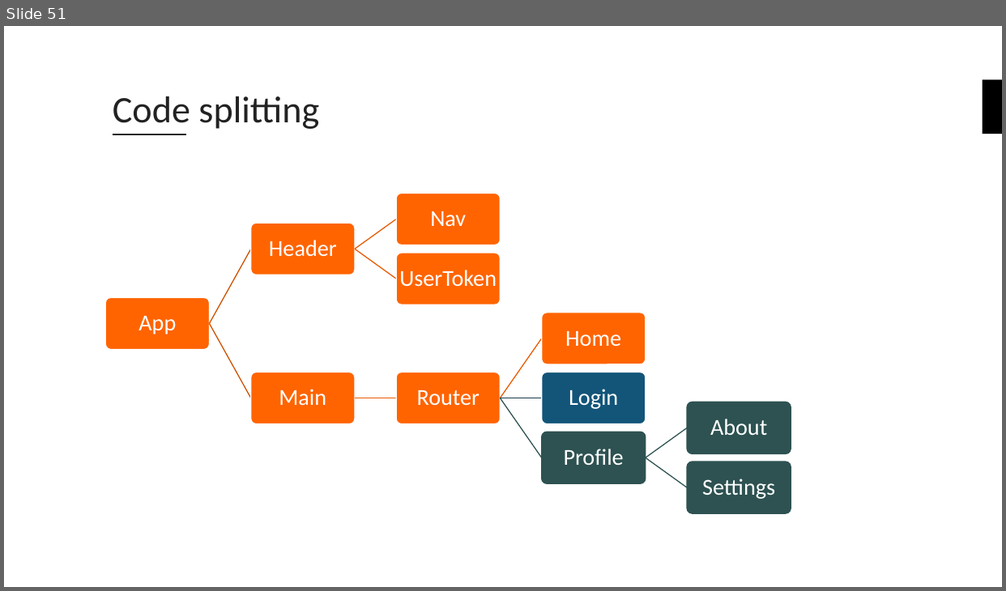
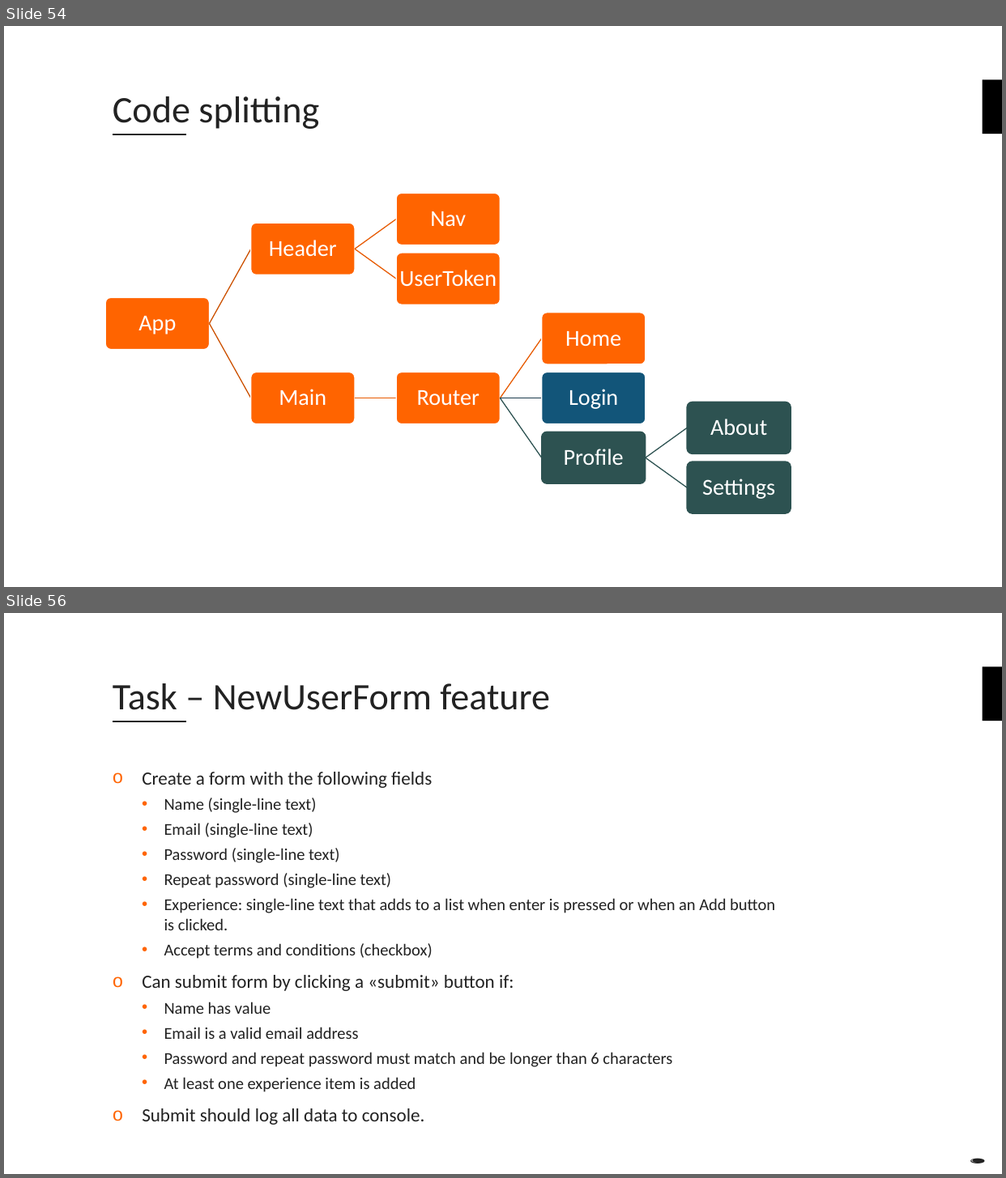
Before and after one commit to fuzzheim/create-react-app-workshop, a slide deck: Create-React-App-Workshop.pptx. Shown one above the other, each under a label of ours: slide 51 before the commit, slides 54 and 56 after it; the slides between them are not shown. The pictures are 1006x591 and 1006x1178 pixels, drawn with LibreOffice and Linux fonts; fonts in the diff are those of the drawing; background and template pictures are left out. Boxes give left, top, right and bottom in pixels: in the first picture for what was removed or moved away, otherwise in the second. Text is boxed around its words. In the diff, an @@ line names an element or a change of style, - is before the commit and + after.

```diff
--- a/Create-React-App-Workshop.pptx
+++ b/Create-React-App-Workshop.pptx
@@ slide 56 added at [4, 613, 1002, 1174], background #FFFFFF; not listed: 2 template elements that a slide beside it also shows @@
@@ title added at [113, 683, 550, 710], 36 pt, text #222222 @@
+Task – NewUserForm feature
@@ text added at [142, 772, 775, 1125], 16 pt, text #222222 @@
+o Create a form with the following fields
+  • Name (single-line text)
+  • Email (single-line text)
+  • Password (single-line text)
+  • Repeat password (single-line text)
+  • Experience: single-line text that adds to a list when enter is pressed or when an Add button is clicked.
+  • Accept terms and conditions (checkbox)
+o Can submit form by clicking a «submit» button if:
+  • Name has value
+  • Email is a valid email address
+  • Password and repeat password must match and be longer than 6 characters
+  • At least one experience item is added
+o Submit should log all data to console.
@@ text added at [961, 1141, 1002, 1171], 18 pt, text #222222 @@
+🕳
@@ what was slide 51 is now slide 54 @@
```
Also in this commit, not shown: 2 slides changed, 4 other slides added, 3 slides removed.
